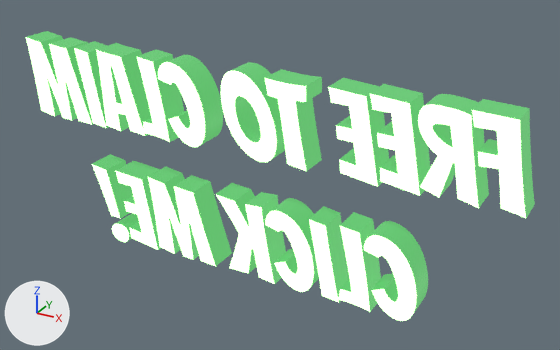
One commit to the glTF model models/text-claim.glb: the scene before it, then after it.
Before and after are seen from a 50 mm camera at (3.17, -5.3, 3.65) aimed at (0.19, 0.12, 0.94). Lighting does not change. The marker at lower left points along +X, +Y and +Z. The first picture is the older version.

In view in the first picture: 'Face', 'Side'.
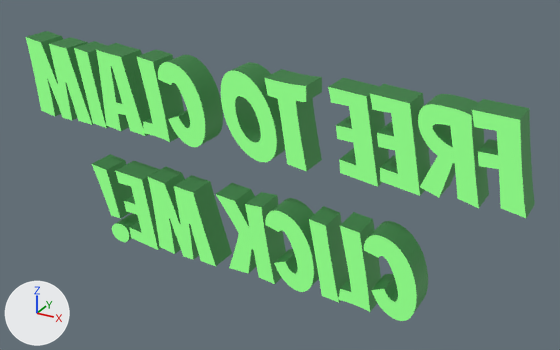
Commit message: Dim the 3D claim letters; drop the old altar title text

Location of each change, (x1, y1, x2, y2) in pixels of the pictures (560 x 350 px):
'Face', recoloured, surface changed (darker): (26, 37, 526, 321) in both
'Side', recoloured, surface changed (green to dark green): (27, 31, 535, 314) in both

Edits to the bpy script that builds the scene:
```text
Change mat_face:
    mat_face.emission_color: (0.45, 1.0, 0.35) -> (0.25, 0.85, 0.2)  # green #b3ffa0 -> green #89ed7c
    mat_face.emission_strength: 3.0 -> 0.7
Change mat_side:
    mat_side.emission_color: (0.08, 0.35, 0.1) -> (0.04, 0.2, 0.05)  # green #50a059 -> dark green #387c3f
    mat_side.emission_strength: 1.2 -> 0.4
```
